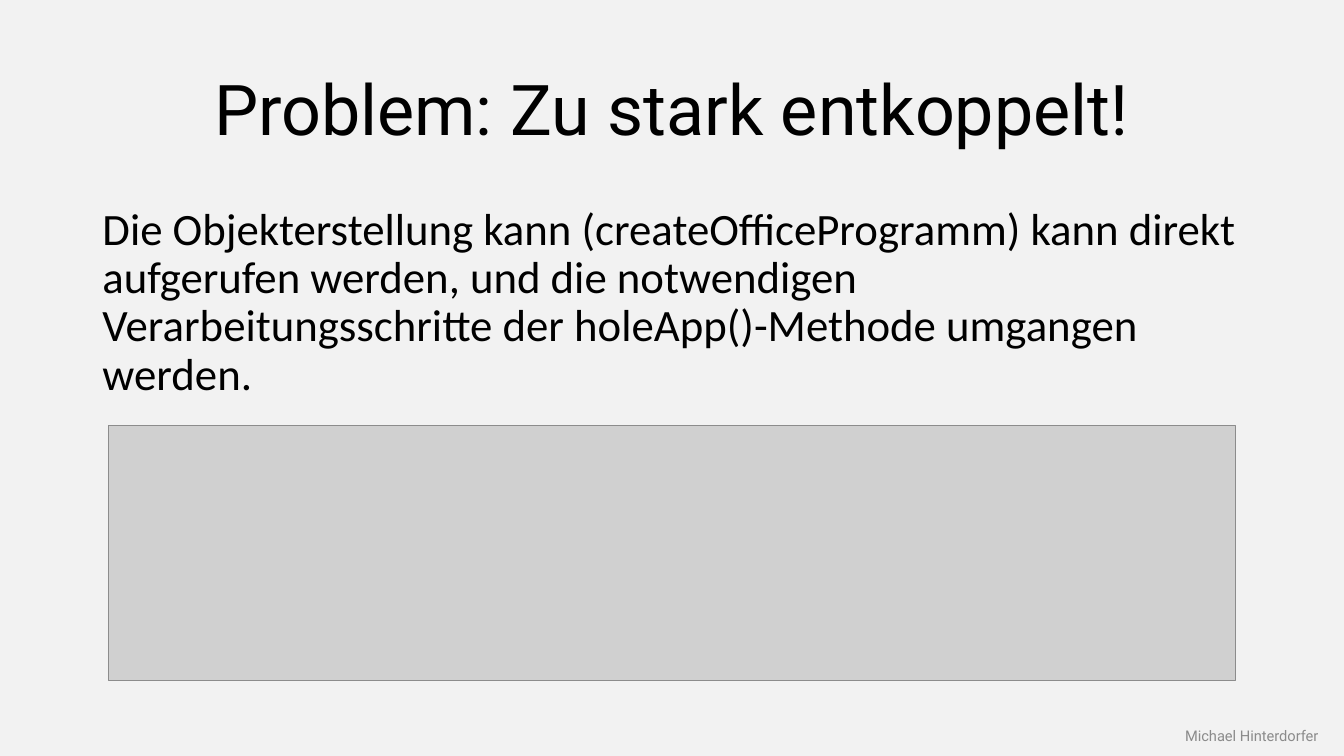
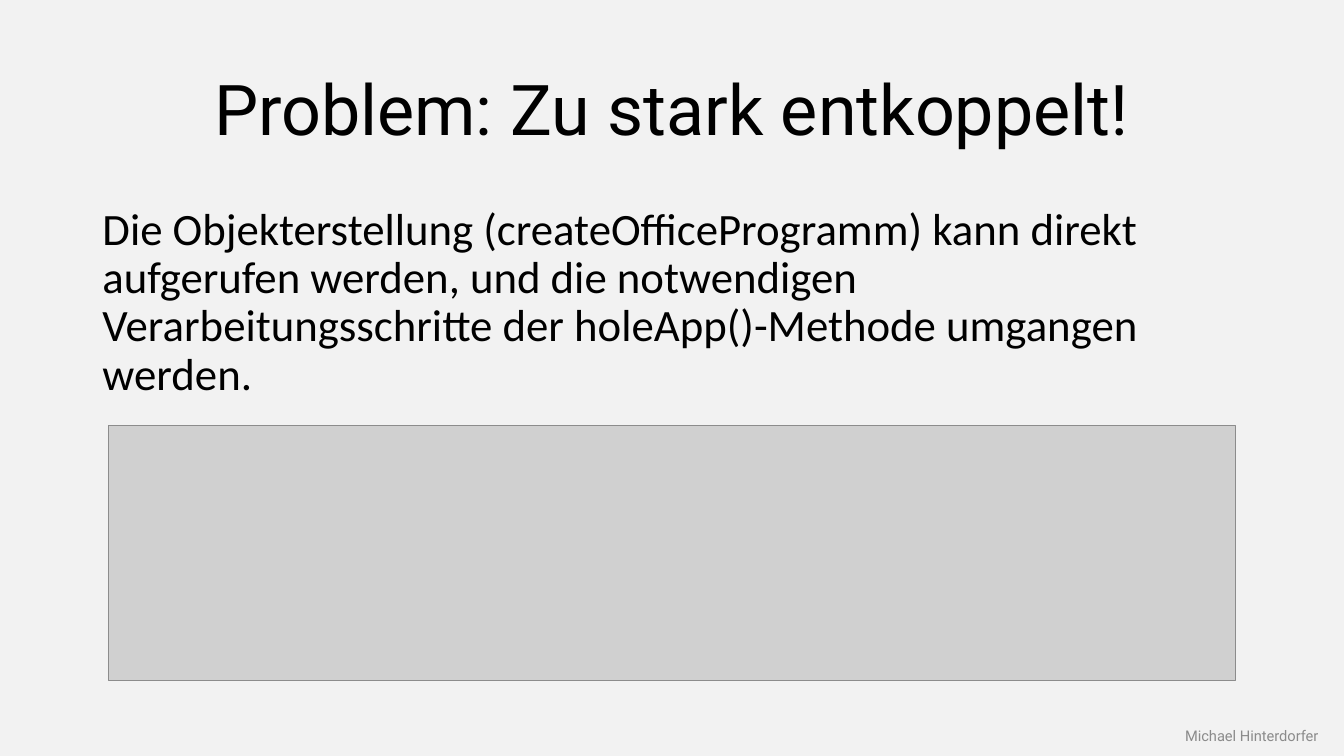
Before and after one commit to mhinterdorfer/FactoryMethod, a slide deck: slide 19 of Presentation/Präsentation.pptx. Drawn at 1344x756 pixels with LibreOffice and Linux fonts; fonts in the diff are those of the drawing; grey boxes stand for pictures. Boxes give left, top, right and bottom in pixels: in the first picture for what was removed or moved away, otherwise in the second. Text is boxed around its words. In the diff, an @@ line names an element or a change of style, - is before the commit and + after.

```diff
--- a/Presentation/Präsentation.pptx
+++ b/Presentation/Präsentation.pptx
@@ text at (102,212,1137,391): text changed @@
-Die Objekterstellung kann (createOfficeProgramm) kann direkt aufgerufen werden, und die notwendigen Verarbeitungsschritte der holeApp()-Methode umgangen werden.
+Die Objekterstellung (createOfficeProgramm) kann direkt aufgerufen werden, und die notwendigen Verarbeitungsschritte der holeApp()-Methode umgangen werden.
```
Also in this commit, not shown: 2 other slides changed.
